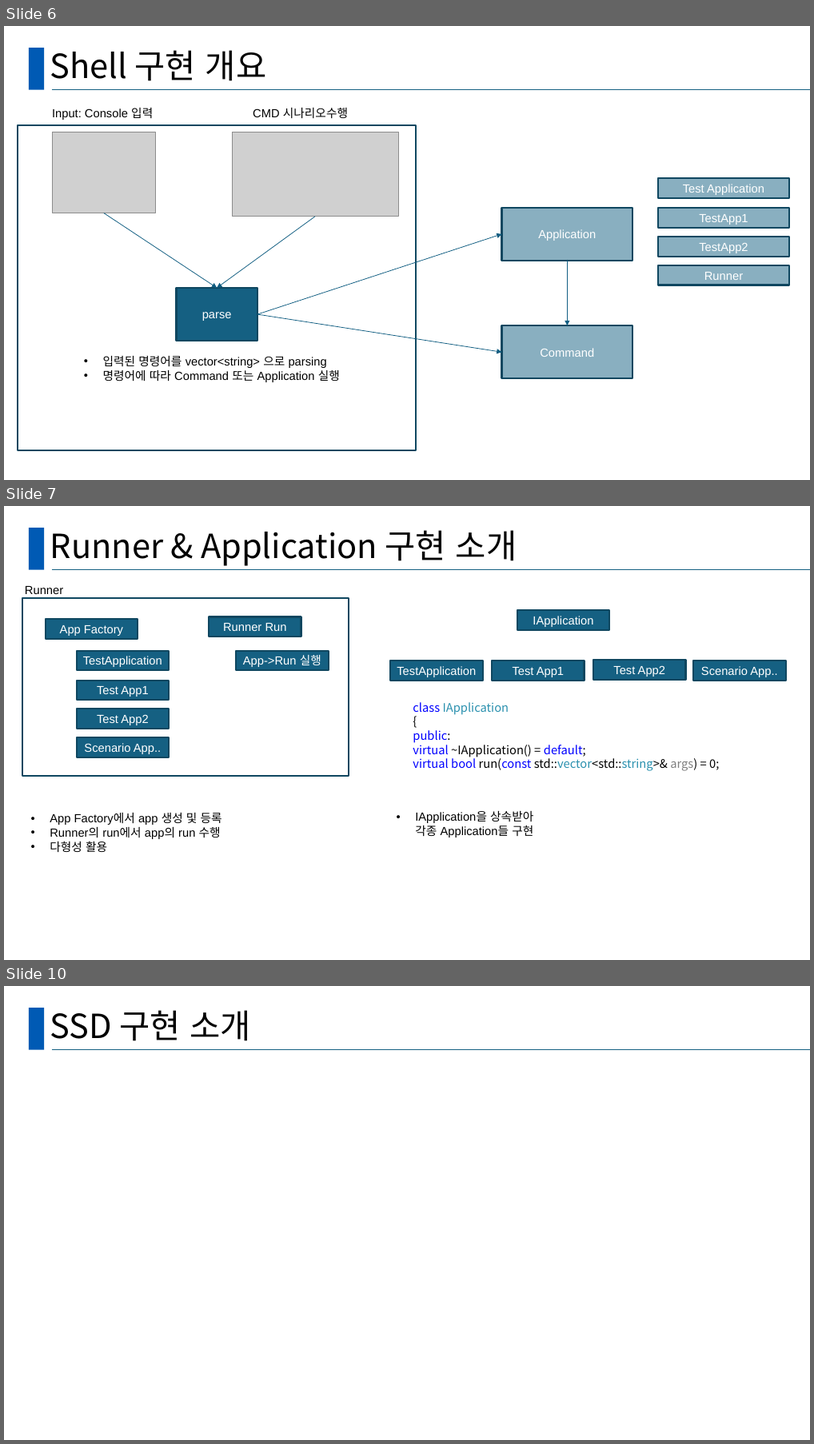
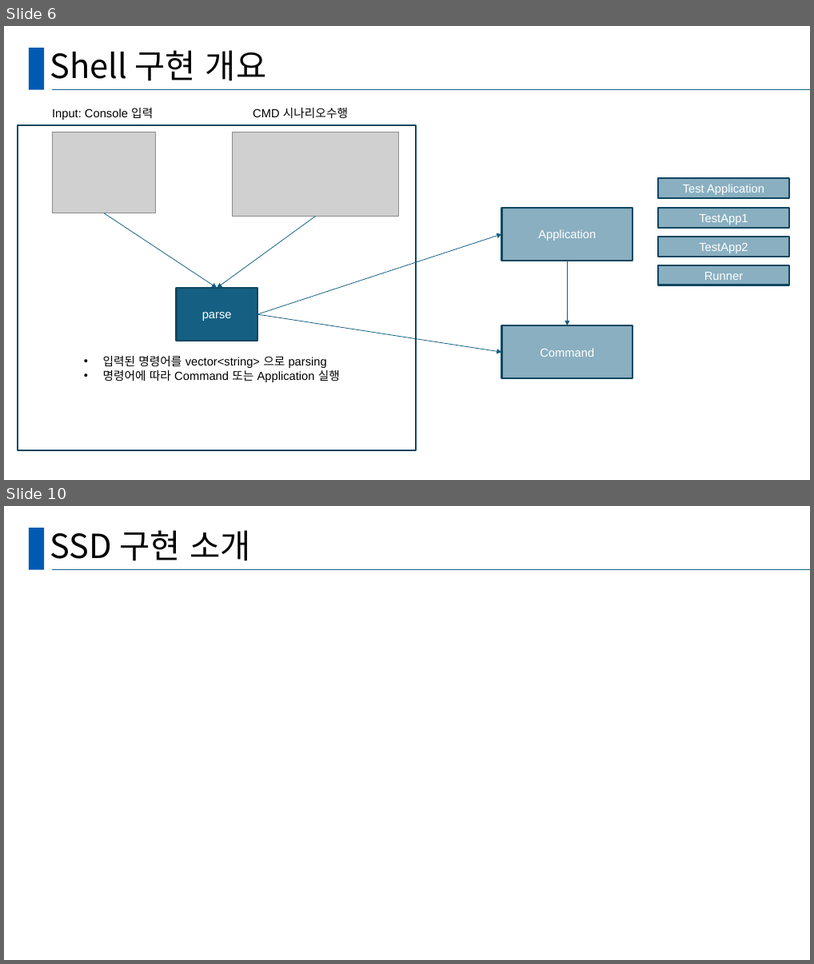
Before and after one commit to seungjun611/CRA_TeamProject_SSD, a slide deck: TeamProjectPPT_양승준.pptx. Shown one above the other, each under a label of ours: slides 6, 7 and 10 before the commit, slides 6 and 10 after it; the slides between them are not shown. The pictures are 814x1444 and 814x964 pixels, drawn with LibreOffice and Linux fonts; fonts in the diff are those of the drawing; grey boxes stand for pictures. Boxes give left, top, right and bottom in pixels: in the first picture for what was removed or moved away, otherwise in the second. Text is boxed around its words. In the diff, an @@ line names an element or a change of style, - is before the commit and + after.

```diff
--- a/TeamProjectPPT_양승준.pptx
+++ b/TeamProjectPPT_양승준.pptx
@@ slide 7 removed at (x1=4, y1=506, x2=810, y2=960), background #FFFFFF; not listed: 2 template elements that a slide beside it also shows @@
@@ title removed at (x1=50, y1=530, x2=518, y2=566) @@
-Runner & Application 구현 소개
@@ rectangle removed at (x1=22, y1=598, x2=350, y2=776) @@
@@ text removed at (x1=25, y1=586, x2=63, y2=594) @@
-Runner
@@ rectangle removed at (x1=45, y1=619, x2=138, y2=639) @@
-App Factory
@@ rectangle removed at (x1=209, y1=616, x2=302, y2=636) @@
-Runner Run
@@ rectangle removed at (x1=518, y1=610, x2=610, y2=630) @@
-IApplication
@@ rectangle removed at (x1=77, y1=651, x2=169, y2=671) @@
-TestApplication
@@ rectangle removed at (x1=236, y1=651, x2=329, y2=671) @@
-App->Run 실행
@@ rectangle removed at (x1=390, y1=661, x2=483, y2=681) @@
-TestApplication
@@ rectangle removed at (x1=492, y1=661, x2=585, y2=681) @@
-Test App1
@@ rectangle removed at (x1=594, y1=660, x2=686, y2=680) @@
-Test App2
@@ rectangle removed at (x1=694, y1=661, x2=787, y2=681) @@
-Scenario App..
@@ rectangle removed at (x1=77, y1=680, x2=169, y2=700) @@
-Test App1
@@ rectangle removed at (x1=77, y1=708, x2=169, y2=728) @@
-Test App2
@@ text removed at (x1=413, y1=702, x2=719, y2=771) @@
-class IApplication
-{
-public:
-virtual ~IApplication() = default;
-virtual bool run(const std::vector<std::string>& args) = 0;
@@ rectangle removed at (x1=77, y1=738, x2=169, y2=758) @@
-Scenario App..
@@ text removed at (x1=50, y1=812, x2=222, y2=852) @@
-• App Factory에서 app 생성 및 등록
-• Runner의 run에서 app의 run 수행
-• 다형성 활용
@@ text removed at (x1=415, y1=811, x2=534, y2=837) @@
-• IApplication을 상속받아
-  각종 Application들 구현
```
Also in this commit, not shown: 1 slide changed, 2 slides added, 1 other slide removed, 3 other files.
